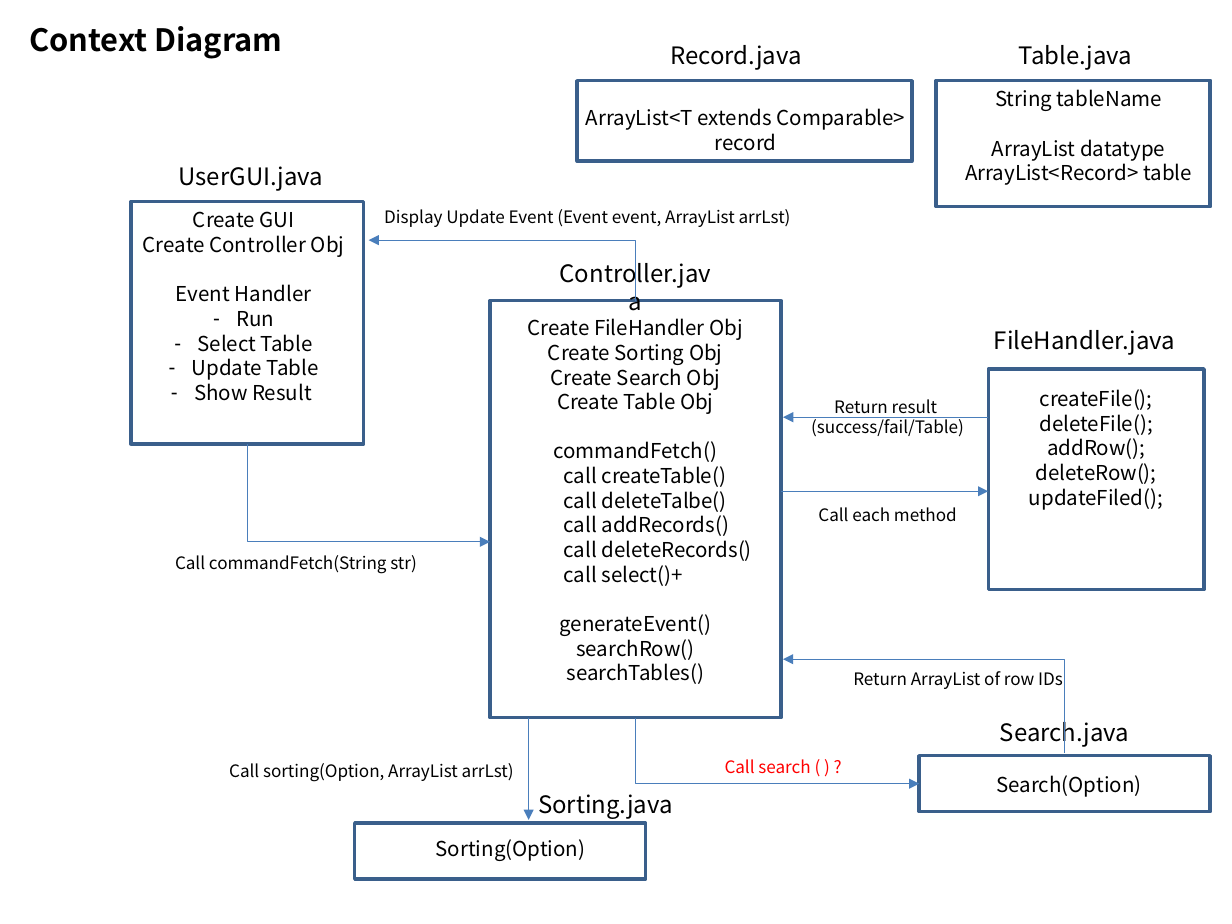
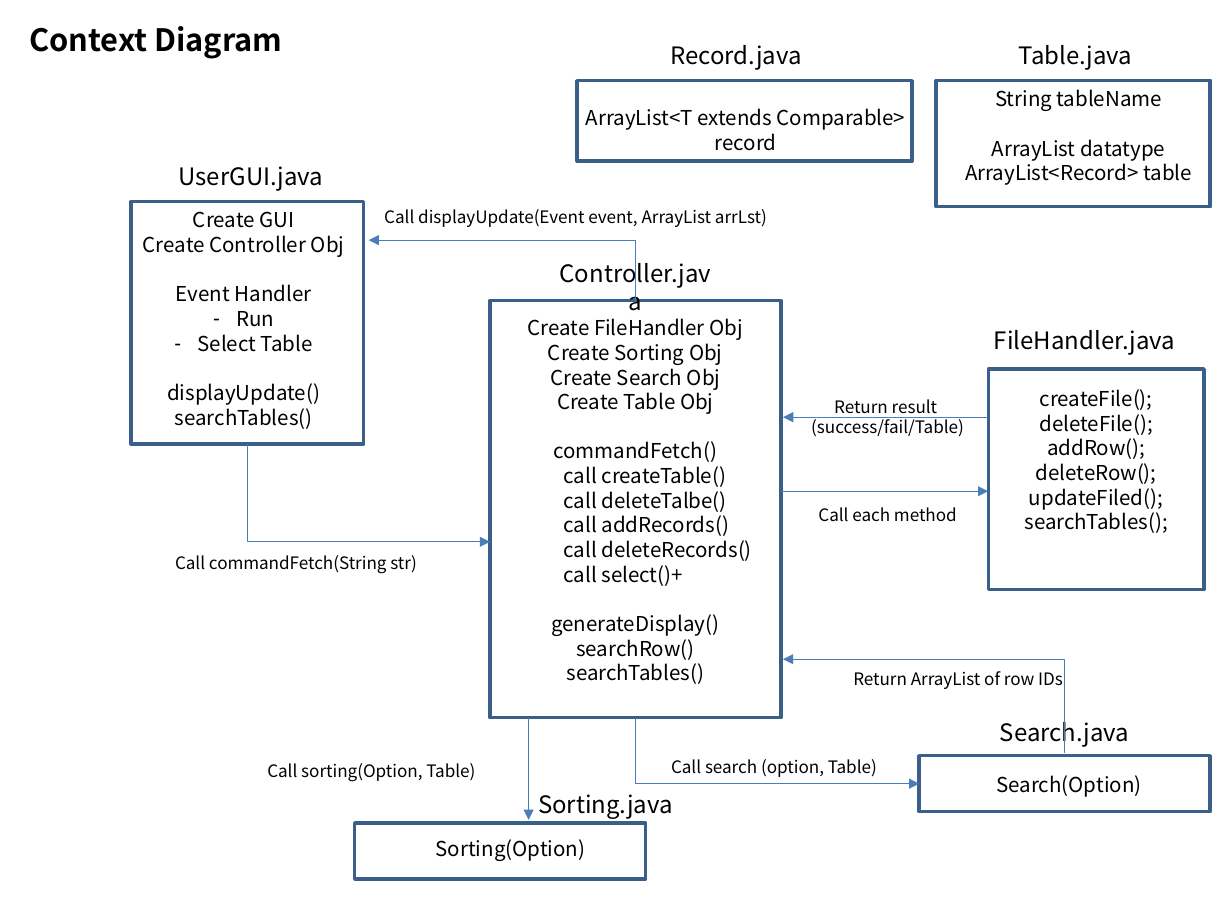
Before and after one commit to AlanCILee/DataStructureProject, a slide deck: slide 1 of doc/Design.pptx. Drawn at 1232x924 pixels with LibreOffice and Linux fonts; fonts in the diff are those of the drawing. Boxes give left, top, right and bottom in pixels: in the first picture for what was removed or moved away, otherwise in the second. Text is boxed around its words. In the diff, an @@ line names an element or a change of style, - is before the commit and + after.

Commit message:
Update doc

```diff
--- a/doc/Design.pptx
+++ b/doc/Design.pptx
@@ text at (384, 209, 767, 227): text changed @@
-Display Update Event (Event event, ArrayList arrLst)
+Call displayUpdate(Event event, ArrayList arrLst)
@@ text at (167, 383, 320, 429): text changed @@
-– Update Table
-– Show Result
+displayUpdate()
+searchTables()
@@ text at (1024, 509, 1167, 533): paragraph added @@
+searchTables();
@@ text at (551, 614, 719, 636): text changed @@
-generateEvent()
+generateDisplay()
@@ text at (267, 763, 475, 782): text changed @@
-Call sorting(Option, ArrayList arrLst)
+Call sorting(Option, Table)
@@ text at (671, 759, 877, 777): text changed; text colour #FF0000 to #000000 @@
-Call search ( ) ?
+Call search (option, Table)
```
Also in this commit, not shown: 1 other slide changed.
